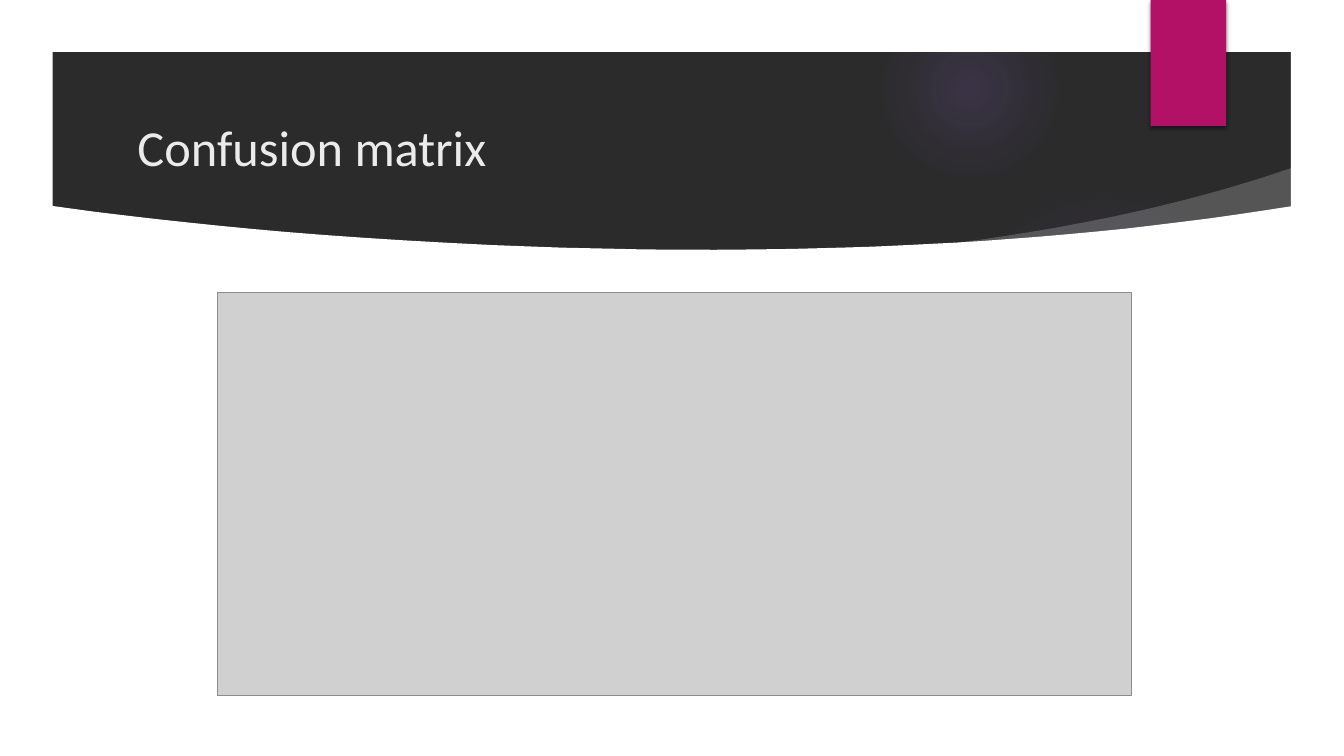
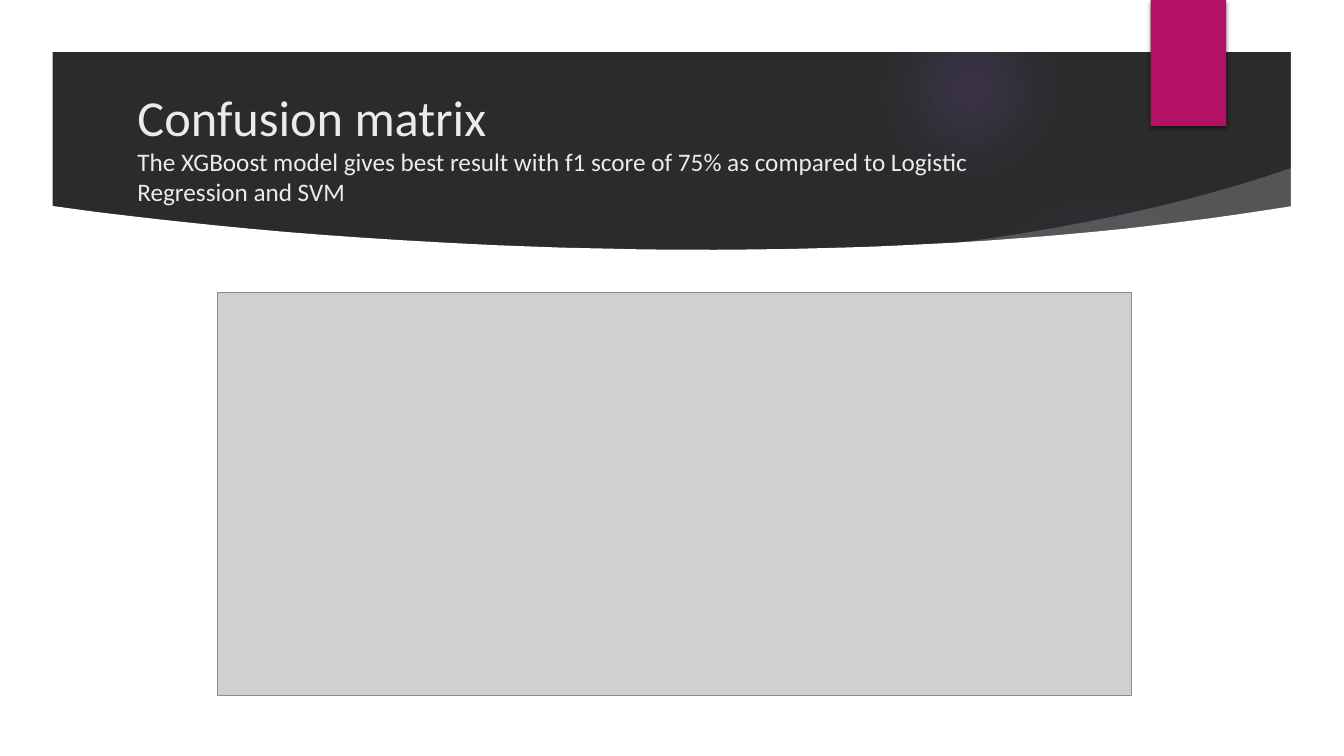
Before and after one commit to SidhantAB/Springboard-data-science-intensive-Capstone-project, a slide deck: slide 20 of Capstone Project Presentation.pptx (slide 17 before the commit). Drawn at 1344x756 pixels with LibreOffice and Linux fonts; fonts in the diff are those of the drawing; grey boxes stand for pictures; background and template pictures are left out; a plain dark background stands for a picture behind light text. Boxes give left, top, right and bottom in pixels: in the first picture for what was removed or moved away, otherwise in the second. Text is boxed around its words. In the diff, an @@ line names an element or a change of style, - is before the commit and + after.

```diff
--- a/Capstone Project Presentation.pptx
+++ b/Capstone Project Presentation.pptx
@@ title at bbox=[137, 101, 967, 206]: text changed; size 36 to 18 pt @@
-Confusion matrix
+Confusion matrix
+The XGBoost model gives best result with f1 score of 75% as compared to Logistic Regression and SVM
```
Also in this commit, not shown: 12 other slides changed, 7 slides added, 4 slides removed.
